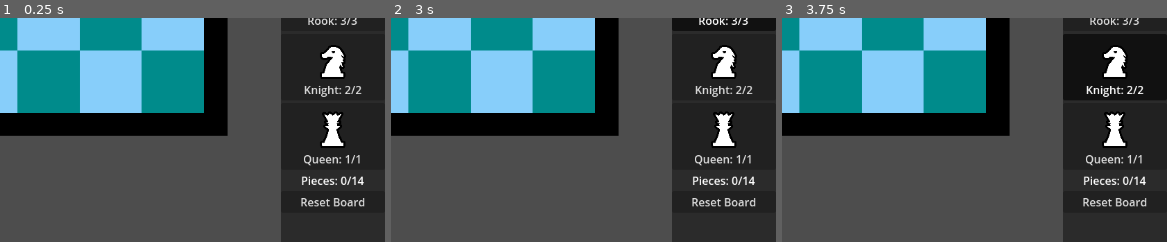
Above: before the commit, frames 1-3 (left to right).
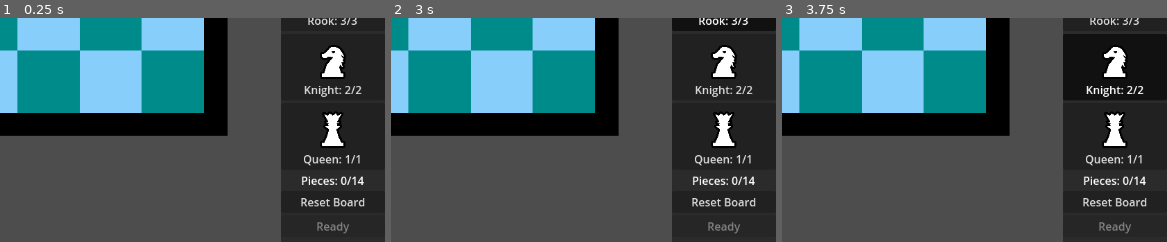
Above: after the commit, the same moments.

Repository: Tom3s/rpg-chess-remastered
Game: Godot game, scene res://SetupBuilder.tscn
The game is run twice, just before and just after one commit, with the same random seed, the same clock (stepped at 60 frames per second) and the same inputs.
Inputs:
- Up to frame 1 (0.25 s): no input
- Up to frame 2 (3 s): click "Reset Board" at 0.5 s; click "Pawn: 8/8" at 1.25 s; click "Bishop: 3/3" at 2 s; click "Rook: 3/3" at 2.75 s
- Up to frame 3 (3.75 s): click "Knight: 2/2" at 3.5 s
The pictures show only the part of the screen within x 50-100%, y 43-93%; the shares and areas given below are measured in that part.

The runs differ from the first frame. In frame 1, 0.2% of the frame differs, in the area x 82-91%, y 91-97%; in frame 2, 0.2%; in frame 3, 0.2%.

Commit message:
Board is set up with pieces from clients

Diff:
--- a/client/ConnectionScreen.gd
+++ b/client/ConnectionScreen.gd
@@ -4,11 +4,11 @@
 @onready var say_button: Button = %SaySomething
 @onready var exit_button: Button = %Exit
 
-enum PACKET_TYPE {
-	EMPTY_PACKET,
-	PLAYER_JOIN,
-	INITIAL_SETUP,
-}
+# enum Network.PACKET_TYPE {
+# 	EMPTY_PACKET,
+# 	PLAYER_JOIN,
+# 	INITIAL_SETUP,
+# }
 
 
 
@@ -27,13 +27,7 @@
 
 var peer: StreamPeerTCP = null
 
-func _notification(what: int) -> void:
-	if what == NOTIFICATION_WM_CLOSE_REQUEST:
-		if peer != null:
-			#peer.put_data("exit".to_ascii_buffer())
-			peer.disconnect_from_host()
-			peer = null
-		get_tree().quit() # default behavior
+
 
 func connect_pressed() -> void:
 	print("Connect Button pressed")
@@ -72,7 +66,7 @@
 		var player_name := names[randi() % names.size()]
 		var player_data := PackedByteArray()
 		player_data.resize(14)
-		player_data.encode_u8(0, PACKET_TYPE.PLAYER_JOIN)
+		player_data.encode_u8(0, Network.PACKET_TYPE.PLAYER_JOIN)
 		player_data.encode_u8(1, 12 + player_name.length())
 		player_data.encode_s64(2, 34673)
 		player_data.encode_u8(10, 110)
@@ -94,7 +88,7 @@
 		#peer.put_data("Something".to_ascii_buffer())
 		var init_setup_data := PackedByteArray()
 		init_setup_data.resize(8 + 12 * 3 + 2)
-		init_setup_data.encode_u8(0, PACKET_TYPE.INITIAL_SETUP)
+		init_setup_data.encode_u8(0, Network.PACKET_TYPE.INITIAL_SETUP)
 		init_setup_data.encode_u8(1, 8 + 12 * 3)
 		init_setup_data.encode_s64(2, 34673)
 		for i in 9:
--- a/client/GlobalNames.gd
+++ b/client/Global/GlobalNames.gd
@@ -11,6 +11,8 @@
 	NONE = -1,
 }
 
+const NR_PIECES := 14
+
 var pieceTextures := [
 	preload("res://Assets/Pawn_icon.png"),
 	preload("res://Assets/Bishop_icon.png"),
@@ -18,3 +20,8 @@
 	preload("res://Assets/Knight_icon.png"),
 	preload("res://Assets/Queen_icon.png"),
 ]
+
+class Player:
+	var id: int = -1
+	var name: String = ""
+	var color: Color = Color.WHITE
--- /dev/null
+++ b/client/Global/Network.gd
@@ -0,0 +1,140 @@
+extends Node
+# class_name Network
+
+# region Player Data
+
+# var PLAYER_ID: int = -1
+# var PLAYER_NAME: String = ""
+# var PLAYER_COLOR: Color = Color.WHITE
+
+
+
+var mainPlayer: GlobalNames.Player = GlobalNames.Player.new()
+
+enum PACKET_TYPE {
+	EMPTY_PACKET,
+	EXIT,
+	PLAYER_JOIN,
+	INITIAL_SETUP,
+}
+
+var socket: StreamPeerTCP = null
+
+func _ready() -> void:
+	# TODO: proper player handling and ID
+	mainPlayer.id = randi()
+	print("[Network.gd] Global script loaded")
+
+
+func connect_to_server(address: String = "127.0.0.1", port: int = 4000) -> Error:
+	print("[Network.gd] Connect Button pressed")
+
+	if socket != null:
+		print("[Network.gd] Connection to server already established")
+		return FAILED
+
+	socket = StreamPeerTCP.new()
+
+	var error := socket.connect_to_host(address, port)
+
+	if error != OK:
+		print("[Network.gd] Error while connecting: ", error_string(error))
+		socket.disconnect_from_host()
+		socket = null
+		return error
+	else:
+		print("[Network.gd] Connecting to host")
+
+		var initial_time := Time.get_ticks_msec()
+
+		while socket.get_status() != StreamPeerTCP.STATUS_CONNECTED:
+			socket.poll()
+			var time_difference := Time.get_ticks_msec() - initial_time
+			if time_difference >= 3 * 1000:
+				socket.disconnect_from_host()
+				socket = null
+				print("[Network.gd] Connection timed out")
+				return ERR_TIMEOUT
+
+		print("[Network.gd] Connection Succesful", socket.get_status())
+
+		return OK
+
+		# var names: PackedStringArray = [
+		# 	"mogyoro",
+		# 	"lekvar",
+		# 	"aztapicsakurvamindensegit",
+		# ]
+		# var player_name := names[randi() % names.size()]
+		# var player_data := PackedByteArray()
+		# player_data.resize(14)
+		# player_data.encode_u8(0, PACKET_TYPE.PLAYER_JOIN)
+		# player_data.encode_u8(1, 12 + player_name.length())
+		# player_data.encode_s64(2, 34673)
+		# player_data.encode_u8(10, 110)
+		# player_data.encode_u8(11, 230)
+		# player_data.encode_u8(12, 78)
+
+		# player_data.encode_u8(13, player_name.length())
+		# #player_data.encode_var(13, player_name)
+		# player_data.append_array(player_name.to_ascii_buffer())
+		# #player_data.resize(256)
+
+		# socket.put_data(player_data)
+
+
+		# print("[Network.gd] sent data to server")
+
+func _notification(what: int) -> void:
+	if what == NOTIFICATION_WM_CLOSE_REQUEST:
+		if socket != null:
+			# socket.put_data("exit".to_ascii_buffer())
+			send_exit_packet()
+			socket.disconnect_from_host()
+			socket = null
+		get_tree().quit() # default behavior
+
+func send_player_join_packet() -> void:
+	var player_data := PackedByteArray()
+	player_data.resize(14)
+	player_data.encode_u8(0, PACKET_TYPE.PLAYER_JOIN)
+	player_data.encode_u8(1, 12 + mainPlayer.name.length())
+	player_data.encode_s64(2, mainPlayer.id)
+	player_data.encode_u8(10, mainPlayer.color.r8)
+	player_data.encode_u8(11, mainPlayer.color.g8)
+	player_data.encode_u8(12, mainPlayer.color.b8)
+
+	player_data.encode_u8(13, mainPlayer.name.length())
+	player_data.append_array(mainPlayer.name.to_ascii_buffer())
+	#player_data.resize(256)
+
+	socket.put_data(player_data)
+
+func send_exit_packet() -> void:
+	var packet := PackedByteArray()
+	packet.resize(2)
+	packet.encode_u8(0, PACKET_TYPE.EXIT)
+	packet.encode_u8(1, 0)
+
+	socket.put_data(packet)
+
+func send_inital_setup_packet(pieceParent: Node2D) -> void:
+	var init_setup_data := PackedByteArray()
+	init_setup_data.resize(8 + GlobalNames.NR_PIECES * 3 + 2)
+	init_setup_data.encode_u8(0, Network.PACKET_TYPE.INITIAL_SETUP)
+	init_setup_data.encode_u8(1, 8 + GlobalNames.NR_PIECES * 3)
+	init_setup_data.encode_s64(2, mainPlayer.id)
+
+
+	var i := 0
+	for p in pieceParent.get_children():
+		var piece: Piece = p
+		init_setup_data.encode_u8(10 + i * 3, piece.pieceType);
+		init_setup_data.encode_u8(10 + i * 3 + 1, piece.positionOnBoard.x);
+		init_setup_data.encode_u8(10 + i * 3 + 2, piece.positionOnBoard.y);
+
+		i += 1
+
+	print(init_setup_data)
+
+	socket.put_data(init_setup_data)
--- /dev/null
+++ b/client/PlayerSelect.gd
@@ -0,0 +1,34 @@
+extends Node2D
+class_name PlayerSelect
+
+@onready var playerIdLabel: Label = %PlayerIdLabel
+@onready var playerNameEdit: LineEdit = %PlayerNameEdit
+@onready var playerColorPicker: ColorPickerButton = %PlayerColorPicker
+@onready var joinButton: Button = %JoinButton
+
+# Called when the node enters the scene tree for the first time.
+func _ready() -> void:
+	playerIdLabel.text = "Session ID: " + str(Network.mainPlayer.id)
+
+	playerNameEdit.text_changed.connect(func(text: String) -> void:
+		Network.mainPlayer.name = text
+	)
+
+	playerColorPicker.color_changed.connect(func(color: Color) -> void:
+		Network.mainPlayer.color = color
+	)
+
+	joinButton.pressed.connect(connect_with_handshake)
+
+	# print("should print after global scripts")
+
+func connect_with_handshake() -> void:
+	var error := Network.connect_to_server()
+
+	if error != OK:
+		print("[PlayerSelect.gd] Aborted connection")
+		return
+
+	Network.send_player_join_packet()
+
+	get_tree().change_scene_to_file("res://SetupBuilder.tscn")
--- /dev/null
+++ b/client/PlayerSelect.tscn
@@ -0,0 +1,55 @@
+[gd_scene load_steps=2 format=3 uid="uid://bfdyj67abefu5"]
+
+[ext_resource type="Script" path="res://PlayerSelect.gd" id="1_8jvtb"]
+
+[node name="PlayerSelect" type="Node2D"]
+script = ExtResource("1_8jvtb")
+
+[node name="UI" type="CanvasLayer" parent="."]
+
+[node name="VBoxContainer" type="VBoxContainer" parent="UI"]
+anchors_preset = 13
+anchor_left = 0.5
+anchor_right = 0.5
+anchor_bottom = 1.0
+offset_left = -0.5
+offset_right = 0.5
+grow_horizontal = 2
+grow_vertical = 2
+size_flags_horizontal = 4
+alignment = 1
+
+[node name="PlayerIdLabel" type="Label" parent="UI/VBoxContainer"]
+unique_name_in_owner = true
+layout_mode = 2
+text = "Session ID: 12380794"
+
+[node name="PlayerNameEdit" type="LineEdit" parent="UI/VBoxContainer"]
+unique_name_in_owner = true
+layout_mode = 2
+placeholder_text = "Name"
+
+[node name="HBoxContainer" type="HBoxContainer" parent="UI/VBoxContainer"]
+layout_mode = 2
+
+[node name="Label" type="Label" parent="UI/VBoxContainer/HBoxContainer"]
+layout_mode = 2
+size_flags_horizontal = 3
+text = "Color: "
+
+[node name="PlayerColorPicker" type="ColorPickerButton" parent="UI/VBoxContainer/HBoxContainer"]
+unique_name_in_owner = true
+custom_minimum_size = Vector2(48, 0)
+layout_mode = 2
+color = Color(1, 1, 1, 1)
+edit_alpha = false
+
+[node name="HSeparator" type="HSeparator" parent="UI/VBoxContainer"]
+layout_mode = 2
+
+[node name="JoinButton" type="Button" parent="UI/VBoxContainer"]
+unique_name_in_owner = true
+layout_mode = 2
+size_flags_horizontal = 4
+size_flags_vertical = 4
+text = "Join game"
--- a/client/SetupBuilder.gd
+++ b/client/SetupBuilder.gd
@@ -11,13 +11,13 @@
 @onready var pieceButtons: VBoxContainer = %PieceButtons
 @onready var placedPiecesLabel: Label = %PlacedPiecesLabel
 @onready var resetButton: Button = %ResetButton
+@onready var readyButton: Button = %ReadyButton
 
 @onready var pieces: Node2D = %Pieces
 
 # var showPlacementPreview: bool = false
 var selectedPiece: GlobalNames.PIECE_TYPE = GlobalNames.PIECE_TYPE.NONE
-const MAX_PIECES: int = 14
-var available: int = MAX_PIECES:
+var available: int = GlobalNames.NR_PIECES:
 	set(newAvailable):
 		if newAvailable <= 0:
 			selectedPiece = GlobalNames.PIECE_TYPE.NONE
@@ -30,6 +30,9 @@
 			for button in pieceButtons.get_children():
 				button.disabled = button.available <= 0
 		available = newAvailable
+
+		readyButton.disabled = available != 0
+
 		setPlacedPiecesLabel()
 
 
@@ -64,10 +67,12 @@
 
 	resetButton.pressed.connect(resetBoard)
 
+	readyButton.pressed.connect(playerReady)
+
 	setPlacedPiecesLabel()
 
 func setPlacedPiecesLabel() -> void:
-	placedPiecesLabel.text = "Pieces: " + str(MAX_PIECES - available) + "/" + str(MAX_PIECES)
+	placedPiecesLabel.text = "Pieces: " + str(GlobalNames.NR_PIECES - available) + "/" + str(GlobalNames.NR_PIECES)
 
 
 
@@ -158,4 +163,7 @@
 	for button in pieceButtons.get_children():
 		button.available = button.maxAvailable
 
-	available = MAX_PIECES
+	available = GlobalNames.NR_PIECES
+
+func playerReady() -> void:
+	Network.send_inital_setup_packet(pieces)
--- a/client/SetupBuilder.tscn
+++ b/client/SetupBuilder.tscn
@@ -194,6 +194,13 @@
 focus_mode = 0
 text = "Reset Board"
 
+[node name="ReadyButton" type="Button" parent="CanvasLayer/HBoxContainer/PanelContainer/VBoxContainer"]
+unique_name_in_owner = true
+layout_mode = 2
+focus_mode = 0
+disabled = true
+text = "Ready"
+
 [node name="Board" parent="." instance=ExtResource("1_13eh5")]
 unique_name_in_owner = true
 height = 2
--- a/client/project.godot
+++ b/client/project.godot
@@ -17,7 +17,8 @@
 
 [autoload]
 
-GlobalNames="*res://GlobalNames.gd"
+GlobalNames="*res://Global/GlobalNames.gd"
+Network="*res://Global/Network.gd"
 
 [debug]
 
Not shown, changed: backend/src/communication.odin
Not shown, changed: backend/src/main.odin
